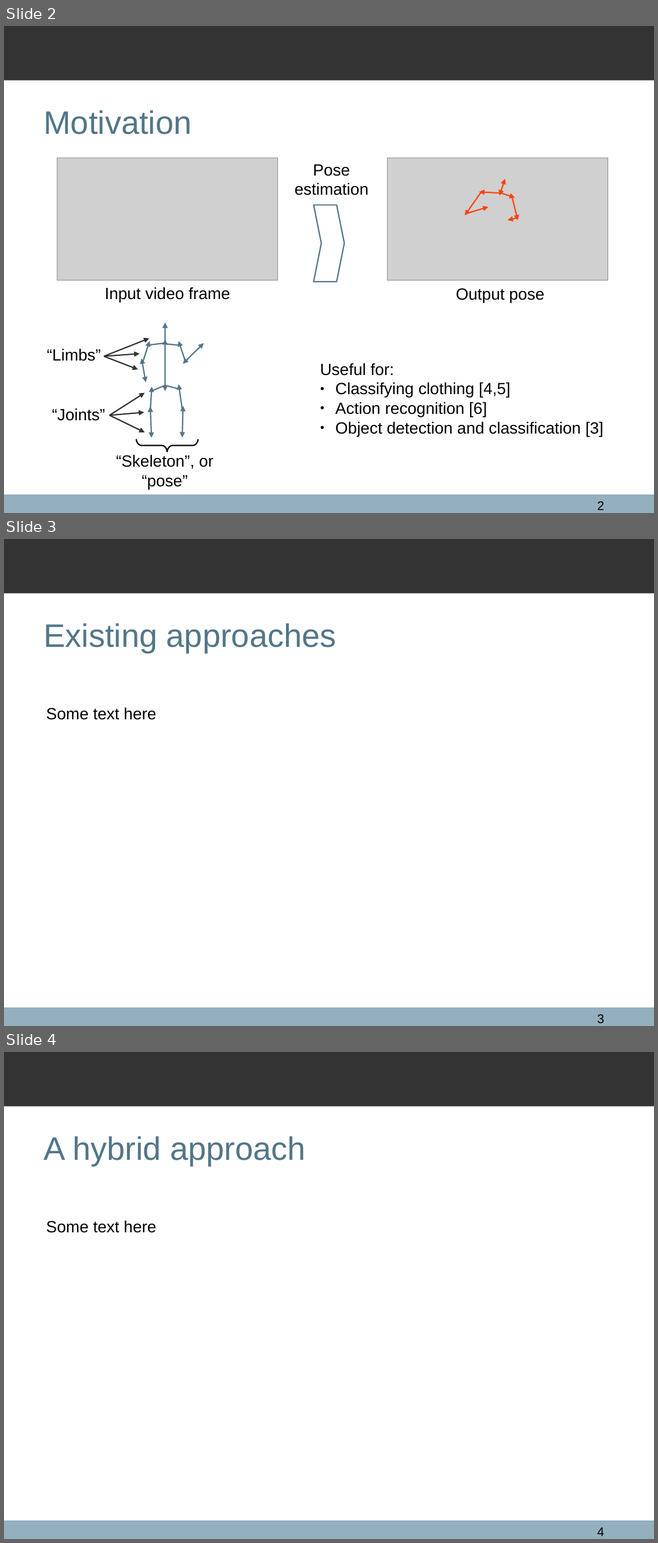
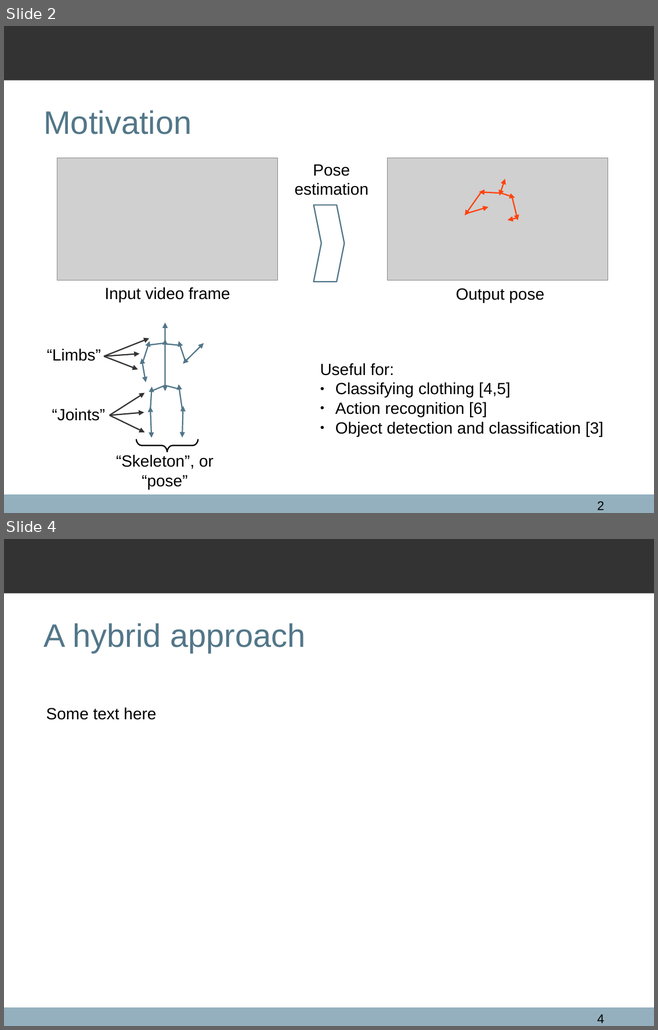
Before and after one commit to qxcv/comp2560, a slide deck: presentation/presentation.odp. Shown one above the other, each under a label of ours: slides 2, 3 and 4 before the commit, slides 2 and 4 after it; the slides between them are not shown. The pictures are 658x1543 and 658x1030 pixels, drawn with LibreOffice and Linux fonts; fonts in the diff are those of the drawing; grey boxes stand for pictures; background and template pictures are left out. Boxes give left, top, right and bottom in pixels: in the first picture for what was removed or moved away, otherwise in the second. Text is boxed around its words. In the diff, an @@ line names an element or a change of style, - is before the commit and + after.

```diff
--- a/presentation/presentation.odp
+++ b/presentation/presentation.odp
@@ slide 3 removed at (4,539,654,1026), background #FFFFFF; not listed: 2 template elements that a slide beside it also shows @@
@@ title removed at (43,623,336,652) @@
-Existing approaches
@@ text removed at (46,707,156,720) @@
-Some text here
@@ page number removed at (597,1015,604,1023) @@
-3
```
Also in this commit, not shown: 1 slide changed, 2 slides added, 1 other slide removed.
